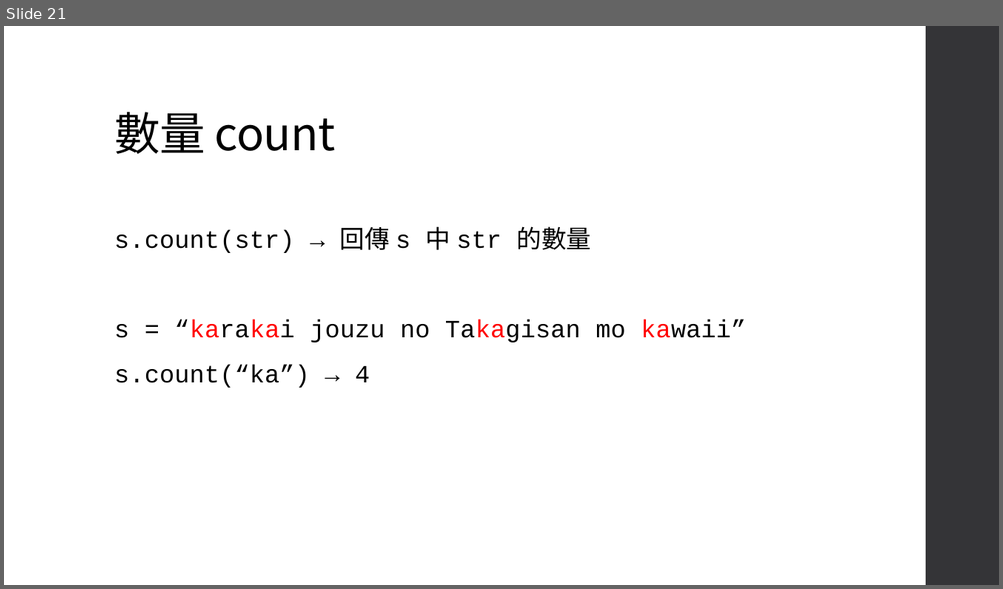
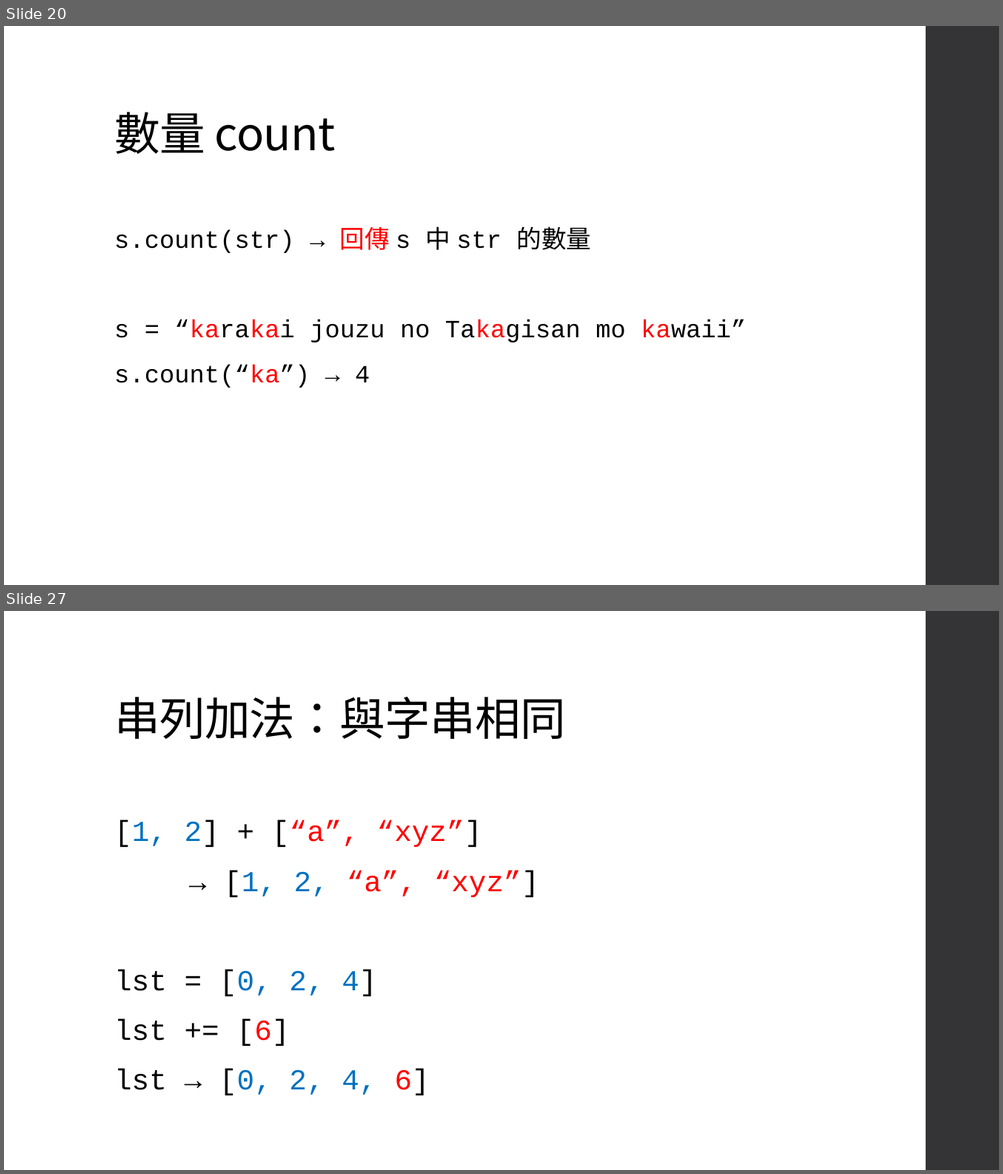
Before and after one commit to an920107/ServiceLearning, a slide deck: Class 4.pptx. Shown one above the other, each under a label of ours: slide 21 before the commit, slides 20 and 27 after it; the slides between them are not shown. The pictures are 1003x589 and 1003x1174 pixels, drawn with LibreOffice and Linux fonts; fonts in the diff are those of the drawing. Boxes give left, top, right and bottom in pixels: in the first picture for what was removed or moved away, otherwise in the second. Text is boxed around its words. In the diff, an @@ line names an element or a change of style, - is before the commit and + after.

```diff
--- a/Class 4.pptx
+++ b/Class 4.pptx
@@ slide 27 added at [4, 611, 999, 1170], background #FFFFFF; not listed: 1 template element that a slide beside it also shows @@
@@ title added at [114, 697, 566, 739], 44 pt, text #000000 @@
+串列加法：與字串相同
@@ text added at [114, 820, 539, 1096], 28 pt, text #000000 @@
+[1, 2] + [“a”, “xyz”]
+→ [1, 2, “a”, “xyz”]
+lst = [0, 2, 4]
+lst += [6]
+lst → [0, 2, 4, 6]
@@ what was slide 21 is now slide 20 @@
@@ slide 20 changed as well @@
@@ text at [114, 227, 592, 388]: text colour #000000 to #FF0000 in "回傳", "s.count(“ka”)" @@
```
Also in this commit, not shown: 4 other slides changed, 24 other slides added, 1 slide removed.
